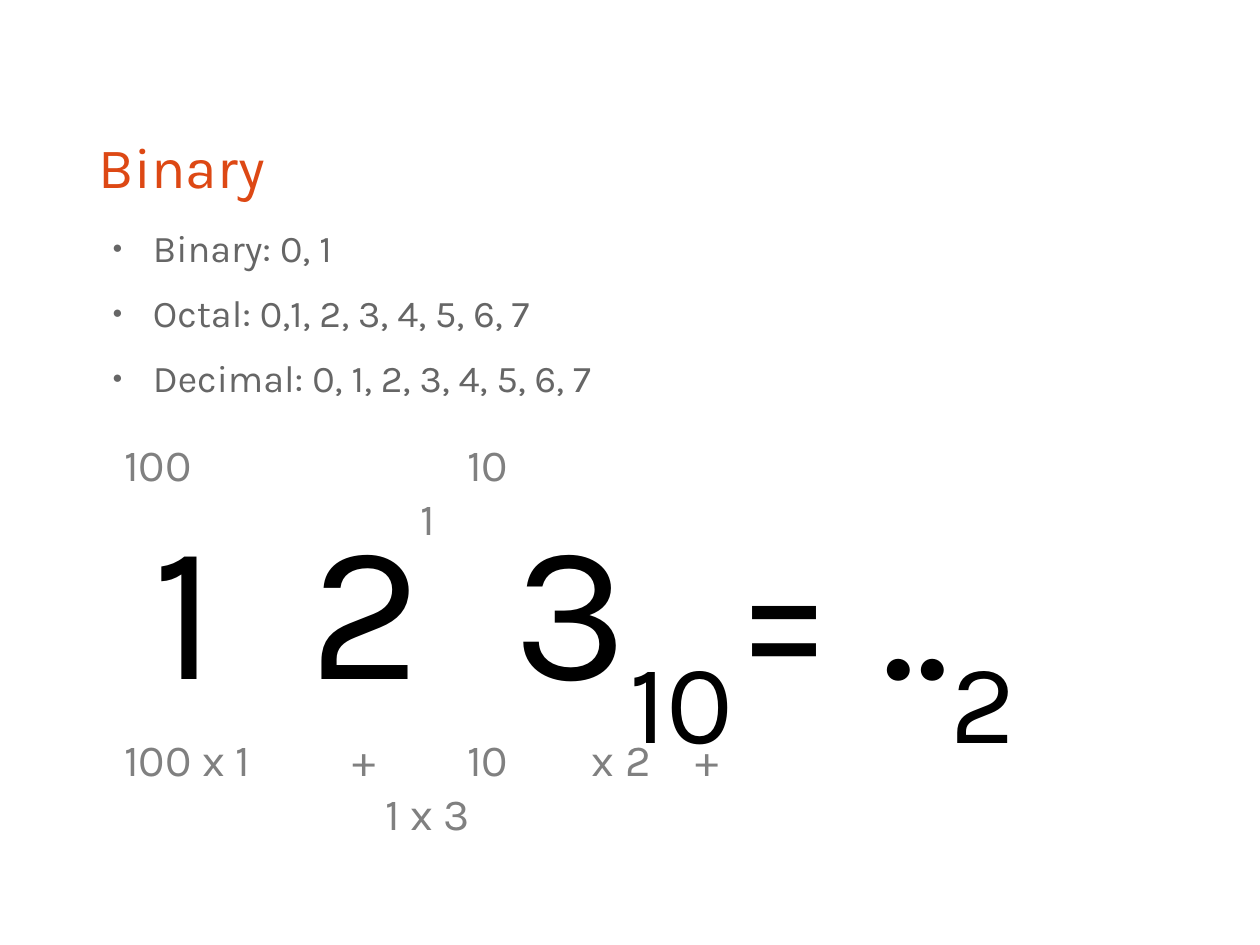
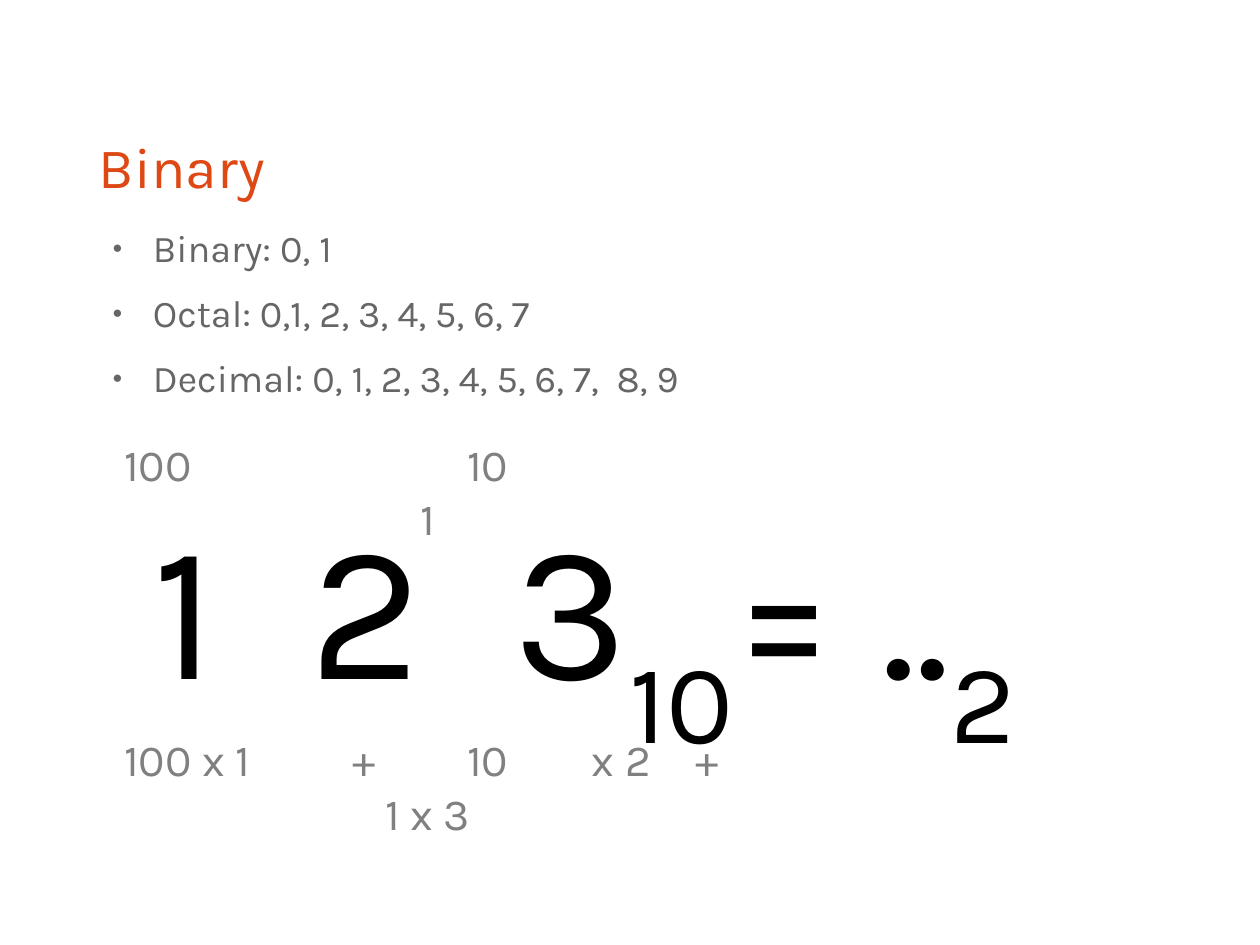
Before and after one commit to bagustris/prokom-tf, a slide deck: slide 4 of prokom0.odp. Drawn at 1260x945 pixels with LibreOffice and Linux fonts; fonts in the diff are those of the drawing. Boxes give left, top, right and bottom in pixels: in the first picture for what was removed or moved away, otherwise in the second. Text is boxed around its words. In the diff, an @@ line names an element or a change of style, - is before the commit and + after.

```diff
--- a/prokom0.odp
+++ b/prokom0.odp
@@ text at [153,366,679,396]: text changed @@
-● Decimal: 0, 1, 2, 3, 4, 5, 6, 7
+● Decimal: 0, 1, 2, 3, 4, 5, 6, 7, 8, 9
```
Also in this commit, not shown: 2 other slides changed.
